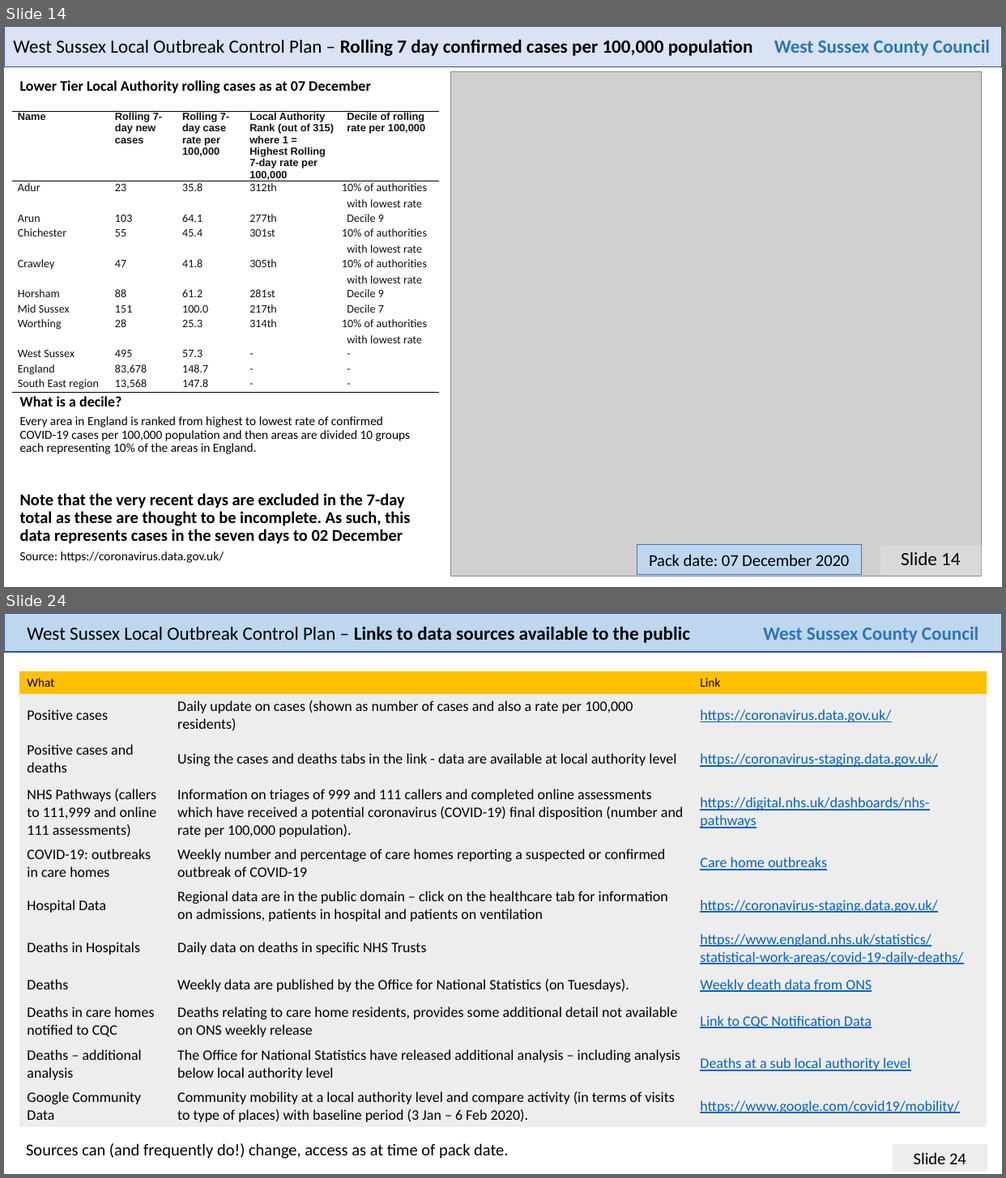
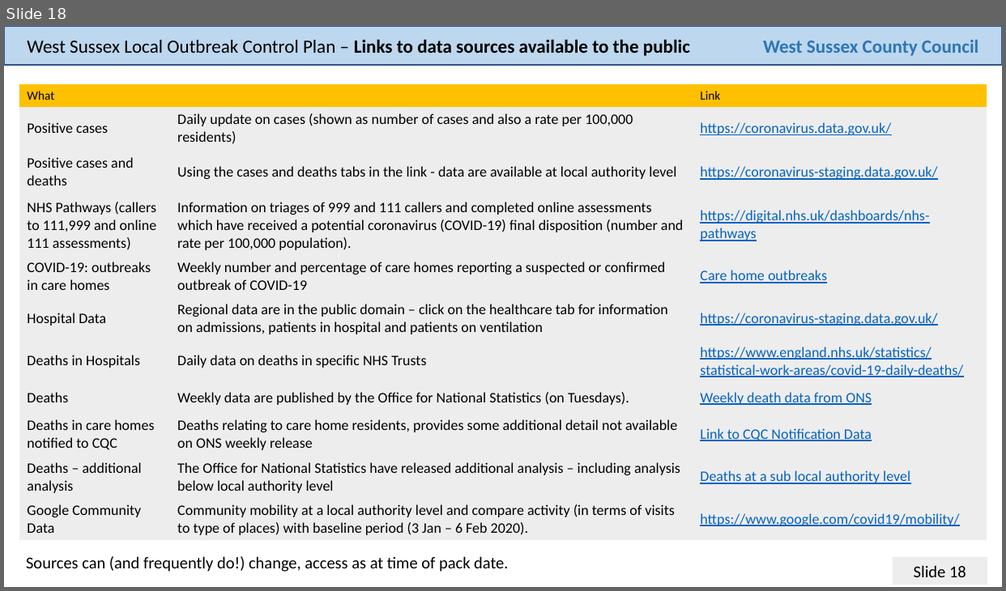
Before and after one commit to psychty/wsx_covid_datapack_public, a slide deck: Latest_West_Sussex_C19_slide_deck.pptx. Shown one above the other, each under a label of ours: slides 14 and 24 before the commit, slide 18 after it; the slides between them are not shown. The pictures are 1006x1178 and 1006x591 pixels, drawn with LibreOffice and Linux fonts; fonts in the diff are those of the drawing; grey boxes stand for pictures. Boxes give left, top, right and bottom in pixels: in the first picture for what was removed or moved away, otherwise in the second. Text is boxed around its words. In the diff, an @@ line names an element or a change of style, - is before the commit and + after.

```diff
--- a/Latest_West_Sussex_C19_slide_deck.pptx
+++ b/Latest_West_Sussex_C19_slide_deck.pptx
@@ slide 14 removed at bbox=[4, 26, 1002, 587], background #FFFFFF @@
@@ rectangle removed at bbox=[4, 26, 1002, 67] @@
@@ text removed at bbox=[13, 39, 753, 56] @@
-West Sussex Local Outbreak Control Plan – Rolling 7 day confirmed cases per 100,000 population
@@ text removed at bbox=[774, 40, 990, 56] @@
-West Sussex County Council
@@ picture removed at bbox=[451, 71, 982, 577] @@
@@ text removed at bbox=[20, 80, 371, 93] @@
-Lower Tier Local Authority rolling cases as at 07 December
@@ table removed at bbox=[12, 111, 439, 393], 11 rows, 5 columns @@
-Name | Rolling 7-day new cases | Rolling 7-day case rate per 100,000 | Local Authority Rank (out of 315) where 1 = Highest Rolling 7-day rate per 100,000 | Decile of rolling rate per 100,000
-Adur | 23 | 35.8 | 312th | 10% of authorities with lowest rate
-Arun | 103 | 64.1 | 277th | Decile 9
-Chichester | 55 | 45.4 | 301st | 10% of authorities with lowest rate
-Crawley | 47 | 41.8 | 305th | 10% of authorities with lowest rate
-Horsham | 88 | 61.2 | 281st | Decile 9
-Mid Sussex | 151 | 100.0 | 217th | Decile 7
-Worthing | 28 | 25.3 | 314th | 10% of authorities with lowest rate
-West Sussex | 495 | 57.3 | - | -
-England | 83,678 | 148.7 | - | -
-South East region | 13,568 | 147.8 | - | -
@@ text removed at bbox=[20, 396, 121, 407] @@
-What is a decile?
@@ text removed at bbox=[20, 416, 411, 454] @@
-Every area in England is ranked from highest to lowest rate of confirmed COVID-19 cases per 100,000 population and then areas are divided 10 groups each representing 10% of the areas in England.
@@ text removed at bbox=[20, 493, 410, 544] @@
-Note that the very recent days are excluded in the 7-day total as these are thought to be incomplete. As such, this data represents cases in the seven days to 02 December
@@ text removed at bbox=[20, 552, 224, 563] @@
-Source: https://coronavirus.data.gov.uk/
@@ rectangle removed at bbox=[637, 544, 862, 574] @@
-Pack date: 07 December 2020
@@ text removed at bbox=[880, 545, 981, 575] @@
-Slide 14
@@ what was slide 24 is now slide 18 @@
@@ page number at bbox=[914, 565, 966, 578]: text changed @@
-Slide 24
+Slide 18
```
Also in this commit, not shown: 17 slides changed, 5 other slides removed, 46 other files.
